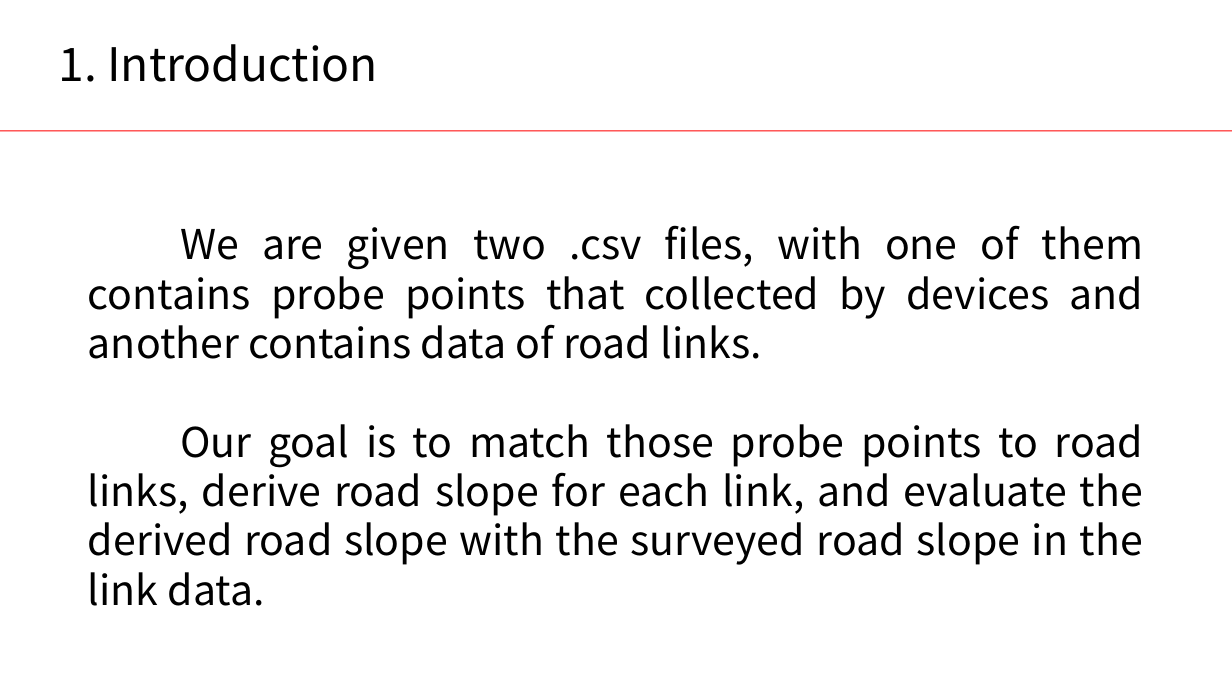
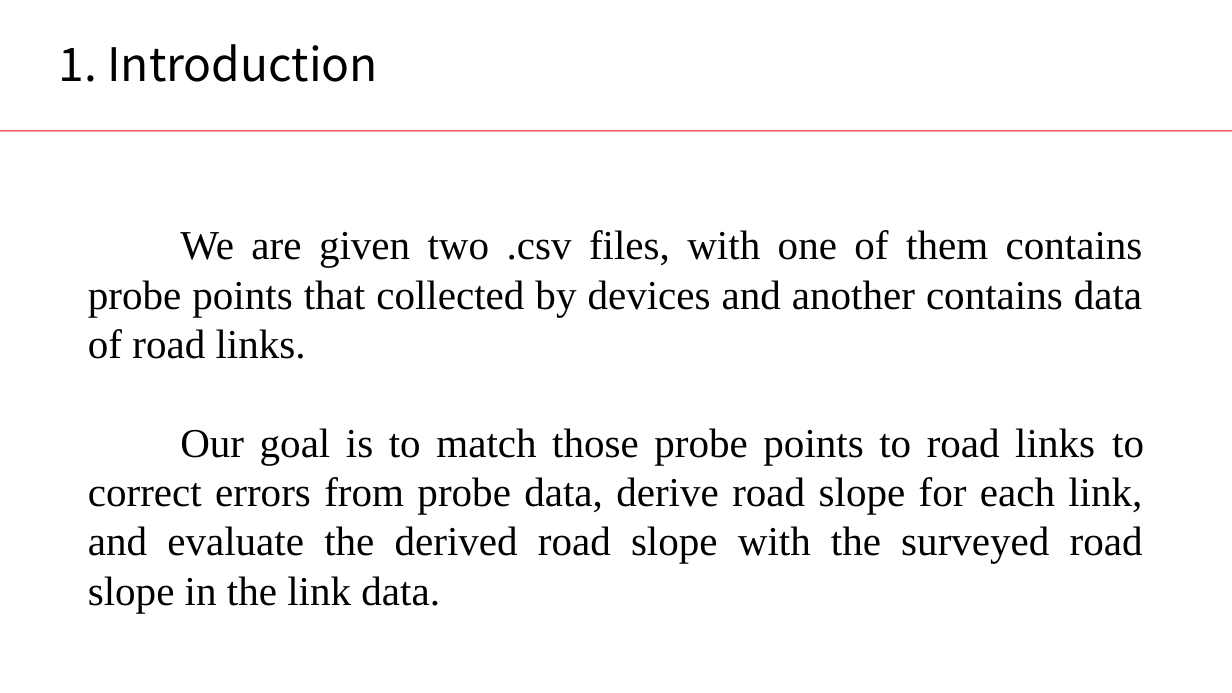
Before and after one commit to jingchengdeng/Probe-Data-Analysis-for-Road-Slope, a slide deck: slide 2 of submissionVersion/HW2Presentation.pptx. Drawn at 1232x693 pixels with LibreOffice and Linux fonts; fonts in the diff are those of the drawing; background and template pictures are left out. Boxes give left, top, right and bottom in pixels: in the first picture for what was removed or moved away, otherwise in the second. Text is boxed around its words. In the diff, an @@ line names an element or a change of style, - is before the commit and + after.

```diff
--- a/submissionVersion/HW2Presentation.pptx
+++ b/submissionVersion/HW2Presentation.pptx
@@ text at (x1=88, y1=230, x2=1143, y2=359): font Noto Sans CJK SC to Times New Roman in "We are given two .csv files, with ..." @@
@@ text at (x1=88, y1=428, x2=1144, y2=612): text changed; font Noto Sans CJK SC to Times New Roman @@
-Our goal is to match those probe points to road links, derive road slope for each link, and evaluate the derived road slope with the surveyed road slope in the link data.
+Our goal is to match those probe points to road links to correct errors from probe data, derive road slope for each link, and evaluate the derived road slope with the surveyed road slope in the link data.
```
Also in this commit, not shown: 7 other slides changed, 5 slides added, 1 slide removed.
